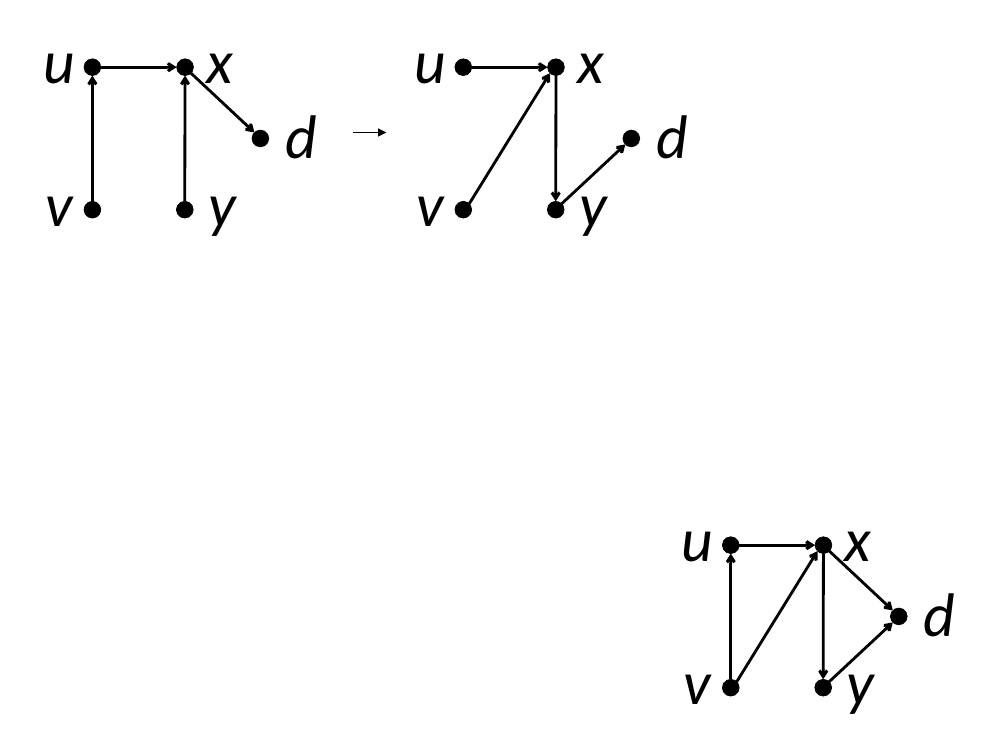
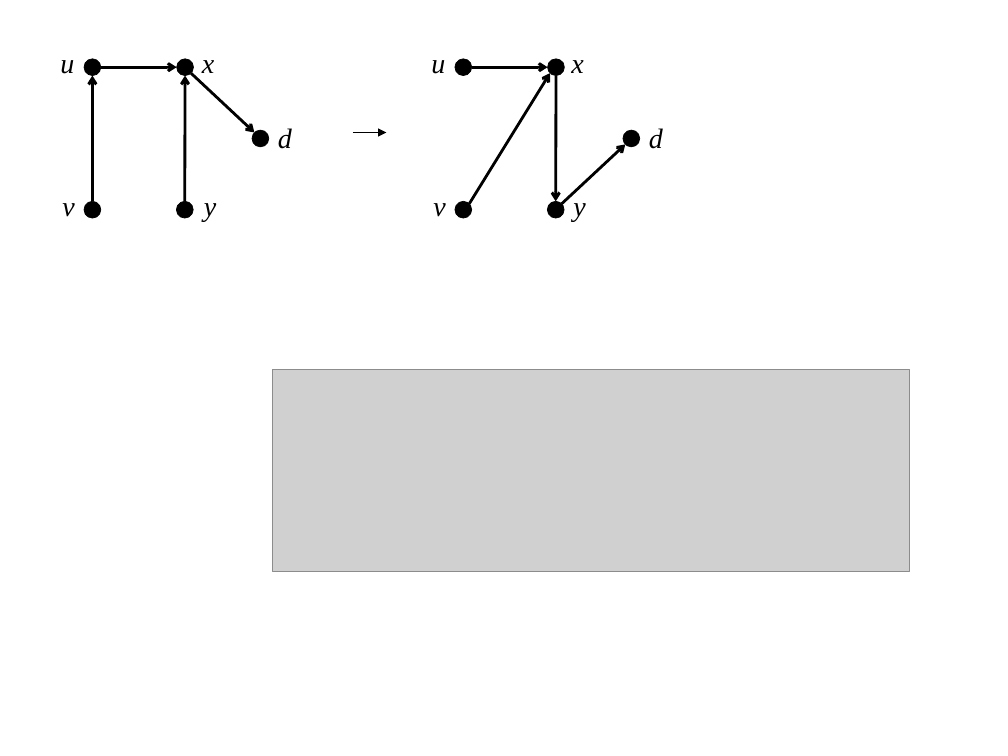
Before and after one commit to ratulm/consistency, a slide deck: slide 1 of figures/noloops.pptx. Drawn at 1008x756 pixels with LibreOffice and Linux fonts; fonts in the diff are those of the drawing; grey boxes stand for pictures. Boxes give left, top, right and bottom in pixels: in the first picture for what was removed or moved away, otherwise in the second. Text is boxed around its words. In the diff, an @@ line names an element or a change of style, - is before the commit and + after.

```diff
--- a/figures/noloops.pptx
+++ b/figures/noloops.pptx
@@ text "u": place and size @@
-text "u" at box(44, 53, 76, 84)
+text "u" at box(60, 60, 74, 74)
@@ text "x": place and size @@
-text "x" at box(206, 53, 233, 98)
+text "x" at box(202, 60, 214, 73)
@@ text "u": place and size @@
-text "u" at box(414, 53, 446, 84)
+text "u" at box(431, 60, 445, 74)
@@ text "x": place and size @@
-text "x" at box(577, 53, 604, 83)
+text "x" at box(571, 60, 583, 73)
@@ text "d": place and size @@
-text "d" at box(285, 115, 317, 159)
+text "d" at box(278, 128, 292, 149)
@@ size 44 to 20 pt, font Calibri to Times New Roman in 10 elements at box(202, 60, 214, 73), box(62, 203, 74, 217), box(433, 203, 445, 217), box(571, 60, 583, 73), box(60, 60, 74, 74), box(431, 60, 445, 74), box(204, 203, 216, 222), box(573, 203, 585, 222), box(278, 128, 292, 149), box(649, 128, 663, 149) @@
@@ text "d": place and size @@
-text "d" at box(656, 115, 688, 159)
+text "d" at box(649, 128, 663, 149)
@@ text "v": place and size @@
-text "v" at box(46, 196, 73, 226)
+text "v" at box(62, 203, 74, 217)
@@ text "y": place and size @@
-text "y" at box(208, 196, 236, 236)
+text "y" at box(204, 203, 216, 222)
@@ text "v": place and size @@
-text "v" at box(416, 196, 443, 226)
+text "v" at box(433, 203, 445, 217)
@@ text "y": place and size @@
-text "y" at box(579, 175, 607, 236)
+text "y" at box(573, 203, 585, 222)
@@ picture added at box(273, 370, 909, 572) @@
@@ text removed at box(682, 531, 714, 562) @@
-u
@@ ellipse removed at box(723, 537, 740, 554) @@
@@ ellipse removed at box(815, 537, 833, 554) @@
@@ text removed at box(845, 531, 872, 576) @@
-x
@@ arrow removed from (731, 679) to (731, 553) @@
@@ arrow removed from (737, 681) to (817, 551) @@
@@ arrow removed from (739, 545) to (815, 545) @@
@@ arrow removed from (824, 553) to (824, 679) @@
@@ arrow removed from (830, 551) to (893, 611) @@
@@ text removed at box(924, 593, 956, 637) @@
-d
@@ arrow removed from (830, 681) to (893, 622) @@
@@ ellipse removed at box(890, 608, 907, 625) @@
@@ text removed at box(847, 652, 875, 714) @@
-y
@@ text removed at box(684, 674, 711, 704) @@
-v
@@ ellipse removed at box(723, 679, 740, 697) @@
@@ ellipse removed at box(814, 679, 832, 697) @@
```
Also in this commit, not shown: 2 other files.
